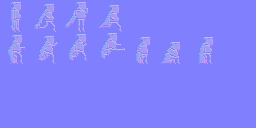
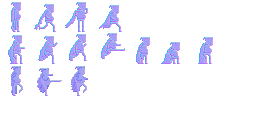
Revision of a layered w=256, h=128 image; what changed, layer by layer:
added layer "Layer 16" above "Layer 9 copy" over [11,35,88,96]
added layer "Layer 9" above "Layer 8" over [11,66,88,96]
painted on "Layer 8" over [139,47,143,52]
painted on "Layer 7" over [13,2,212,92]
painted on "Layer 6" over [8,2,213,64]
painted on "Layer 5" over [13,19,211,60]
painted on "Layer 4" over [8,2,213,64]
hid "hornes_hoppe7", painted on it over [8,2,213,64]
hid "Layer 2", painted on it over [0,0,256,128]
